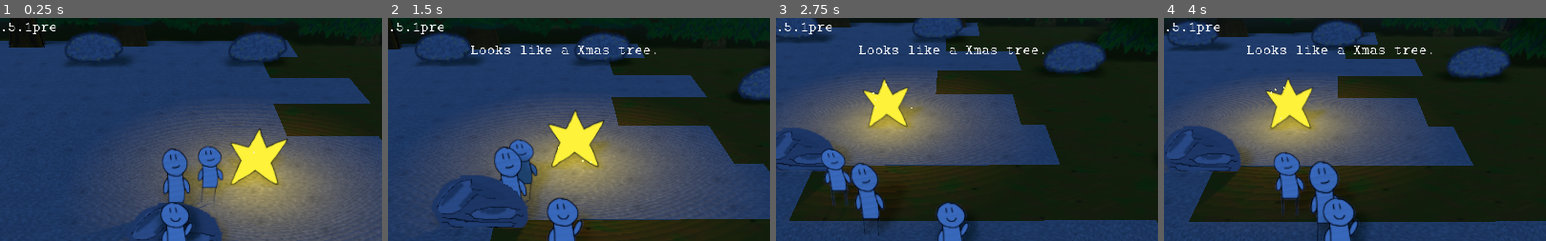
Above: before the commit, frames 1-4 (left to right).
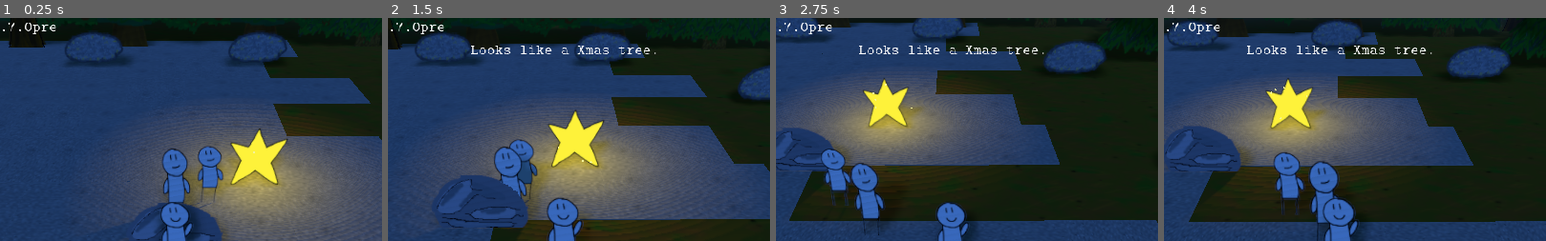
Above: after the commit, the same moments.

Repository: Schoperation/AllTheStarsAtNight
Game: Godot game, scene res://world/World.tscn
The game is run twice, just before and just after one commit, with the same random seed, the same clock (stepped at 60 frames per second) and the same inputs.
Inputs (mouse positions are % of the whole screen's width and height, from its top left):
- Up to frame 1 (0.25 s): no input
- Up to frame 2 (1.5 s): move the mouse to (19, 5) at 0.52 s; press the mouse at (19, 5) at 0.53 s; hold D (move_right) 0.53-1.28 s; move the mouse to (30, 55) at 1.27 s; release the mouse at (30, 55) at 1.28 s; hold S (move_down) from 1.28 s (still down); tap Mouse wheel up (zoom_in) at 1.35 s
- Up to frame 3 (2.75 s): move the mouse to (60, 28) at 2.02 s; release S (move_down) at 2.03 s; hold D (move_right) from 2.03 s (still down); tap Mouse wheel down (zoom_out) at 2.1 s
- Up to frame 4 (4 s): move the mouse to (45, 70) at 2.77 s; release D (move_right) at 2.78 s; hold W (move_up) 2.78-3.53 s; click (45, 70) at 2.85 s; move the mouse to (80, 65) at 3.52 s; hold A (move_left) from 3.53 s (still down); tap Mouse wheel up (zoom_in) at 3.6 s
The pictures show only the part of the screen within x 27-77%, y 0-50%; the shares and areas given below are measured in that part.

The runs differ from the first frame. In frame 1, 0.1% of the frame differs, in the area x 2-9%, y 2-6%; in frame 2, 0.1%; in frame 3, 0.1%; in frame 4, 0.1%.

Commit message:
They can talk! They can talk! But not sing...

Diff:
--- /dev/null
+++ b/ui/Dialogue.gd
@@ -0,0 +1,90 @@
+extends Label
+
+"""
+Deals with the dialogue
+"""
+
+# Array of text files
+var textFiles = [
+	"mosquitoes"
+]
+
+# Increment
+var increment = 0.00
+
+# Should we make them talk?
+func _on_NewDialogueTimer_timeout():
+	# Every number of seconds, random chance for them to start yapping, if not already.
+	var die = round(rand_range(2, 2))
+	if die == 2:
+		#print("Now!!")
+		$NewDialogueTimer.stop()
+		startDialogue()
+	else:
+		#print("Nope...")
+		pass
+
+# Start a dialogue, any dialogue
+func startDialogue():
+	# Alright, let's pick a random text file to load and parse
+	var textFile = textFiles[floor(rand_range(0, textFiles.size()))]
+
+	# Load file
+	var file = File.new()
+	var path = "res://dialogue/" + textFile + ".txt"
+
+	if file.file_exists(path):
+		file.open(path, File.READ)
+	else:
+		print("Couldn't open the file at path " + path)
+
+	# Now, let's parse each line
+	while not file.eof_reached():
+		var line = file.get_line()
+
+		# First part indicates Barfite or Vigil
+		var speaker = line.substr(0, 0)
+		if speaker == "B":
+			pass
+		else:
+			pass
+
+		# Extract actual dialogue
+		if line != "":
+			yield(displayDialogue(line.substr(3)), "completed")
+
+	file.close()
+	self.text = ""
+	$NewDialogueTimer.start()
+
+# Read the string and output it into the text box
+func displayDialogue(dialogue):
+	# Reset percent visible and textbox
+	self.percent_visible = 0.0
+	self.text = dialogue
+
+	# Figure out how much ot increment percent_visible, depending on length
+	self.increment = 1.00 / dialogue.length()
+
+	# Now do it, on a timer
+	$NextCharTimer.start()
+
+	# Use our own stupid little timer because godot is dumb with waiting and such and dumb yields oooOOooOoo
+	$DispDiaTimer.set_wait_time(dialogue.length() * $NextCharTimer.wait_time + 0.2)
+	$DispDiaTimer.start()
+	yield($DispDiaTimer, "timeout")
+
+	# Pause before showing the next line
+	$NextCharTimer.stop()
+	$NextLineTimer.start()
+
+	yield($NextLineTimer, "timeout")
+	pass
+
+# Our little timer loop... reveals the next char in our dialogue
+func _on_NextCharTimer_timeout():
+	self.percent_visible += self.increment
+
+# Just a little extra time to read the dialogue.
+func _on_NextLineTimer_timeout():
+	pass
--- a/ui/UI.tscn
+++ b/ui/UI.tscn
@@ -1,8 +1,9 @@
-[gd_scene load_steps=4 format=2]
+[gd_scene load_steps=5 format=2]
 
 [ext_resource path="res://fonts/cmu-typewriter/Typewriter.tres" type="DynamicFont" id=1]
 [ext_resource path="res://ui/Examine.gd" type="Script" id=2]
 [ext_resource path="res://ui/Version.gd" type="Script" id=3]
+[ext_resource path="res://ui/Dialogue.gd" type="Script" id=4]
 
 [node name="UI" type="CanvasLayer"]
 
@@ -77,4 +78,39 @@
 __meta__ = {
 "_edit_use_anchors_": false
 }
+
+[node name="DialogueBox" type="Label" parent="."]
+anchor_left = 0.5
+anchor_top = 1.0
+anchor_right = 0.5
+anchor_bottom = 1.0
+margin_left = -449.0
+margin_top = -147.0
+margin_right = 452.0
+custom_fonts/font = ExtResource( 1 )
+align = 1
+valign = 1
+autowrap = true
+percent_visible = 0.0
+script = ExtResource( 4 )
+__meta__ = {
+"_edit_use_anchors_": false
+}
+
+[node name="DispDiaTimer" type="Timer" parent="DialogueBox"]
+one_shot = true
+
+[node name="NewDialogueTimer" type="Timer" parent="DialogueBox"]
+wait_time = 5.0
+autostart = true
+
+[node name="NextLineTimer" type="Timer" parent="DialogueBox"]
+wait_time = 2.0
+one_shot = true
+
+[node name="NextCharTimer" type="Timer" parent="DialogueBox"]
+wait_time = 0.05
 [connection signal="timeout" from="PlayerThought/DisplayTimer" to="MouseTextContainer/MouseText" method="_on_DisplayTimer_timeout"]
+[connection signal="timeout" from="DialogueBox/NewDialogueTimer" to="DialogueBox" method="_on_NewDialogueTimer_timeout"]
+[connection signal="timeout" from="DialogueBox/NextLineTimer" to="DialogueBox" method="_on_NextLineTimer_timeout"]
+[connection signal="timeout" from="DialogueBox/NextCharTimer" to="DialogueBox" method="_on_NextCharTimer_timeout"]
--- a/ui/Version.gd
+++ b/ui/Version.gd
@@ -3,7 +3,7 @@
 # Version
 var gameName = "All the Stars at Night"
 var desc = "Explore an in-depth forest with an in-depth duo"
-var version = "0.5.1pre"
+var version = "0.7.0pre"
 
 func _ready():
 	# Change version
Not shown, changed: assets/people/player/player_idle_front.png.import
Not shown, changed: assets/people/player/player_idle_front_1.png.import
Not shown, changed: assets/people/player/player_idle_front_2.png.import
Not shown, changed: assets/people/player/player_walk_front_1.png.import
Not shown, changed: assets/people/player/player_walk_front_2.png.import
Not shown, changed: assets/people/player/player_walk_front_3.png.import
Not shown, changed: assets/people/player/player_walk_front_4.png.import
Not shown, changed: assets/people/player/player_walk_side_1.png.import
Not shown, added: dialogue/mosquitoes.txt
